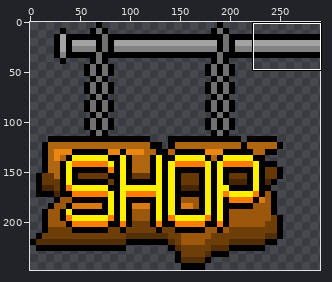
Two versions of one sprite sheet, Assets/Art/UI/MainMenu/NavBar/ShopHighlight.png. The picture above shows the old version from afar; the outline marks the close-up.
Close-up. First the earlier version:
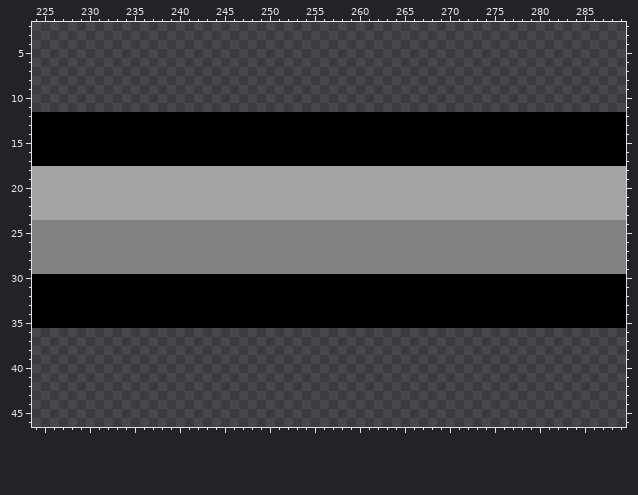
The file is 290x248 pixels. Shown: x 224..289, y 2..46.
Once edited:
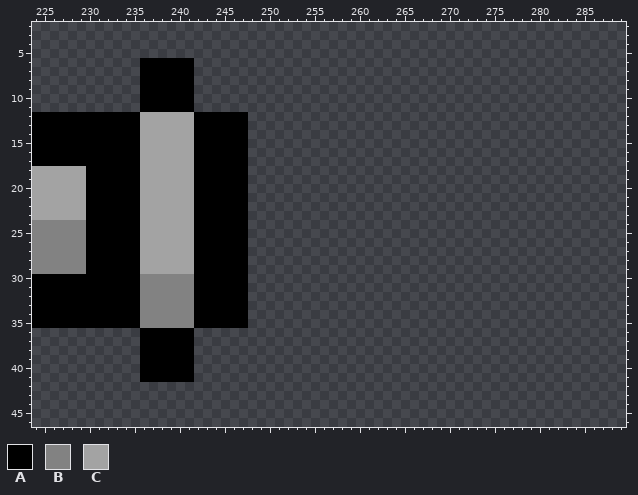
Palette (. is transparent): A #000000  B #828282  C #a3a3a3
Edits made:
The author put colour A in rows 6 to 11 at x 236 to 241; in rows 36 to 41 at x 236 to 241.
Colour B becomes colour A in rows 24 to 29 at x 230 to 235 and 242 to 247.
Colour C becomes colour A in rows 18 to 23 at x 230 to 235 and 242 to 247.
Colour A becomes colour B in rows 30 to 35 at x 236 to 241.
Colour A becomes colour C in rows 12 to 17 at x 236 to 241.
Colour B becomes colour C in rows 24 to 29 at x 236 to 241.
The author cleared colour A in rows 12 to 17 at x 248 to 289; in rows 30 to 35 at x 248 to 289.
The author cleared colour B in rows 24 to 29 at x 248 to 289.
The author cleared colour C in rows 18 to 23 at x 248 to 289.
Boxes around the changes in both close-ups, in picture pixels (x1, y1, x2, y2):
changed: (86, 58, 626, 382)
